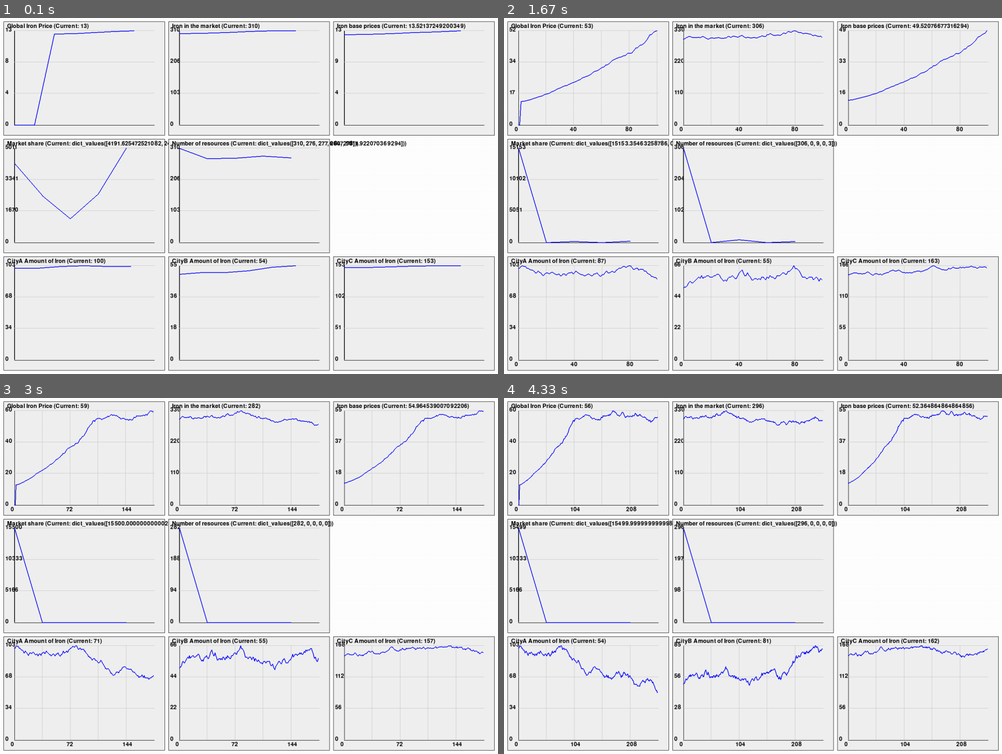
Above: before the commit, frames 1-4 (two rows, left to right).
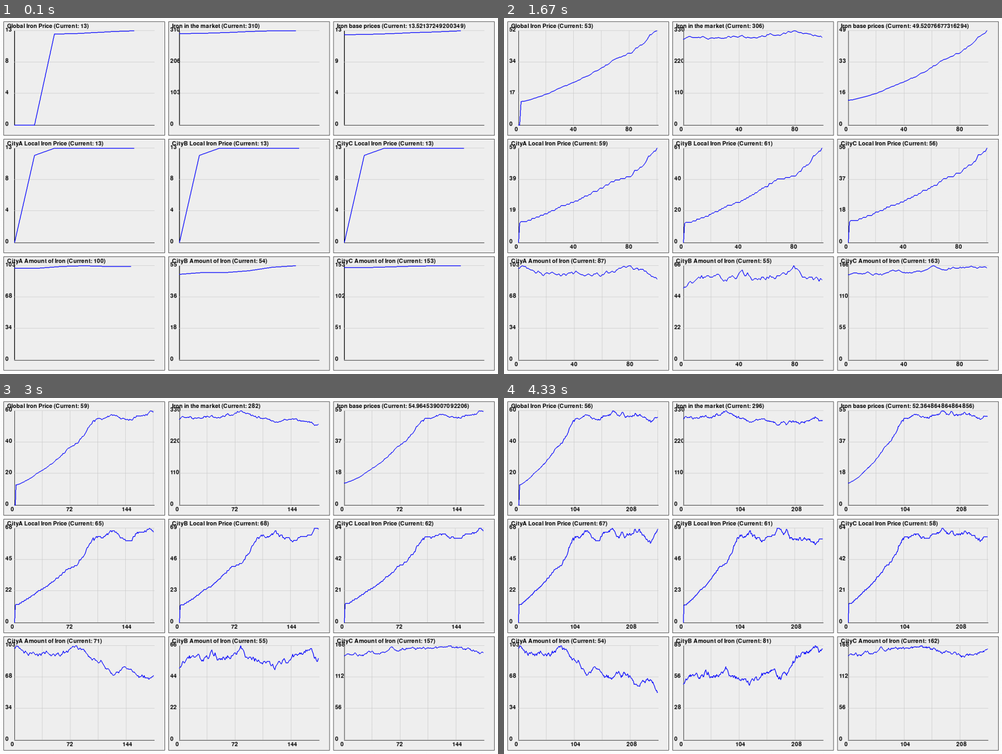
Above: after the commit, the same moments.

Repository: Neptun332/merchant-game-v2
Game: pygame game, started from game.py
Two runs of this game, one before a commit and one after it. Both use one fixed random seed, a clock stepped at 60 frames per second and the inputs below.
Inputs:
- Up to frame 1 (0.1 s): no input
- Up to frame 2 (1.67 s): no input
- Up to frame 3 (3 s): no input
- Up to frame 4 (4.33 s): no input

The runs differ from the first frame. In frame 1, 1.9% of the frame differs, in the area x 1-100%, y 33-67%; in frame 2, 2.5%; in frame 3, 2.5%; in frame 4, 2.6%.

Commit message:
production is enabled only when is worth

Diff:
--- a/city.py
+++ b/city.py
@@ -1,7 +1,7 @@
 import random
 from local_market import LocalMarket
 from production_buildings import ProductionBuilding
-from resources import Resource, ResourceName
+from resources import ResourceName
 
 
 class City:
--- a/display.py
+++ b/display.py
@@ -144,33 +144,33 @@
                 title=f"Iron base prices (Current: {global_market.base_prices[ResourceName.Iron]})"
             )
 
-        if hasattr(global_market, 'market_share'):
-            self.draw_chart(
-                list(global_market.market_share.values()),
-                grid_x=0,
-                grid_y=1,
-                title=f"Market share (Current: {global_market.market_share.values()})"
-            )
+        # if hasattr(global_market, 'market_share'):
+        #     self.draw_chart(
+        #         list(global_market.market_share.values()),
+        #         grid_x=0,
+        #         grid_y=1,
+        #         title=f"Market share (Current: {global_market.market_share.values()})"
+        #     )
 
-        if hasattr(global_market, 'total_amount'):
-            self.draw_chart(
-                list(global_market.total_amount.values()),
-                grid_x=1,
-                grid_y=1,
-                title=f"Number of resources (Current: {global_market.total_amount.values()})"
-            )
+        # if hasattr(global_market, 'total_amount'):
+        #     self.draw_chart(
+        #         list(global_market.total_amount.values()),
+        #         grid_x=1,
+        #         grid_y=1,
+        #         title=f"Number of resources (Current: {global_market.total_amount.values()})"
+        #    )
 
-        # # Draw local market prices for each city
-        # city_index = 0
-        # for city in global_market.cities.values():
-        #     if city_index < 3:  # Only show first two cities to avoid overcrowding
-        #         self.draw_chart(
-        #             city.local_market.price_history[ResourceName.Iron],
-        #             grid_x=city_index,
-        #             grid_y=1,
-        #             title=f"{city.name} Local Iron Price (Current: {int(city.local_market.current_price[ResourceName.Iron])})"
-        #         )
-        #         city_index += 1
+        # Draw local market prices for each city
+        city_index = 0
+        for city in global_market.cities.values():
+            if city_index < 3:  # Only show first two cities to avoid overcrowding
+                self.draw_chart(
+                    city.local_market.price_history[ResourceName.Iron],
+                    grid_x=city_index,
+                    grid_y=1,
+                    title=f"{city.name} Local Iron Price (Current: {int(city.local_market.current_price[ResourceName.Iron])})"
+                )
+                city_index += 1
 
         city_index = 0
         for city in global_market.cities.values():
--- a/global_market.py
+++ b/global_market.py
@@ -58,7 +58,7 @@
         self.calculate_total_resource_produced()
         self.calculate_total_resource_amount()
         self.calculate_total_gold()
-        self.calculate_market_share()
+        self.market_share = self.get_market_share()
         self.calculate_base_prices()
 
         for resource_name in self.price_history.keys():
@@ -144,7 +144,6 @@
     def calculate_base_prices(self):
         for resource_name, market_share in self.market_share.items():
             self.base_prices[resource_name] = market_share / max(1, self.total_amount[resource_name])
-            print(f"Base price for {resource_name}: {self.base_prices[resource_name]}")
         return self.base_prices
 
 
@@ -159,11 +158,20 @@
 
         return self.total_gold / (sum(number_of_units_per_resource) + 1)
 
-    def get_number_of_units_per_resource(self):
-        return {resource_name: self.price_value_modifiers[resource_name] * ammount for resource_name, ammount in self.total_amount.items()}
+    def get_number_of_units_per_resource(self, aditional_resource_ammount: dict[ResourceName, int] = defaultdict(int)):
+        return {resource_name: self.price_value_modifiers[resource_name] * (ammount + aditional_resource_ammount[resource_name]) for resource_name, ammount in self.total_amount.items()}
 
-    def calculate_market_share(self):
-        number_of_units_per_resource = self.get_number_of_units_per_resource()
+
+    def get_market_share(self, aditional_resource_ammount: dict[ResourceName, int] = defaultdict(int)):
+        number_of_units_per_resource = self.get_number_of_units_per_resource(aditional_resource_ammount)
         price_of_single_unit = self.total_gold / (max(1, sum(number_of_units_per_resource.values())))
+        market_share = {}
         for resource_name in self.total_amount.keys():
-            self.market_share[resource_name] = number_of_units_per_resource[resource_name] * price_of_single_unit
+            market_share[resource_name] = number_of_units_per_resource[resource_name] * price_of_single_unit
+        return market_share
+
+    def estimate_base_resource_price(self, resource_name: ResourceName):
+        aditional_resource_ammount = defaultdict(int)
+        aditional_resource_ammount[resource_name] = 1
+        market_share = self.get_market_share(aditional_resource_ammount)
+        return market_share[resource_name] / max(1, self.total_amount[resource_name])
--- a/local_market.py
+++ b/local_market.py
@@ -17,7 +17,7 @@
 
         # Price data
         self.base_prices = defaultdict(int)
-        self.current_price = defaultdict(float)
+        self.current_price = defaultdict(int)
         self.price_history = defaultdict(list)
 
         # History tracking
--- a/production_buildings.py
+++ b/production_buildings.py
@@ -13,8 +13,15 @@
         return all([city.local_market.resources[resource_name].amount >= required_amount
                      for resource_name, required_amount in self.required_resources_for_one_production_cycle.items()])
 
+    def is_production_worth_it(self, city: 'City') -> bool:
+        """Check if the production is worth it based on current resource prices."""
+        cost_of_all_required_resources = sum([city.local_market.current_price[resource_name] * required_amount  for resource_name, required_amount in self.required_resources_for_one_production_cycle.items()])
+        cost_of_all_produced_resources = city.local_market.global_market.estimate_base_resource_price(self.produced_resource) * int(2 * self.level) #TODO: Change this
+        return cost_of_all_produced_resources > cost_of_all_required_resources
+
+
     def produce(self, city: 'City'):
-        if self.can_produce(city):
+        if self.can_produce(city) and self.is_production_worth_it(city):
             base_production = random.randint(1, 2)
             production_amount = int(base_production * self.level)
             city.local_market.add_produced_resource(self.produced_resource, production_amount)
